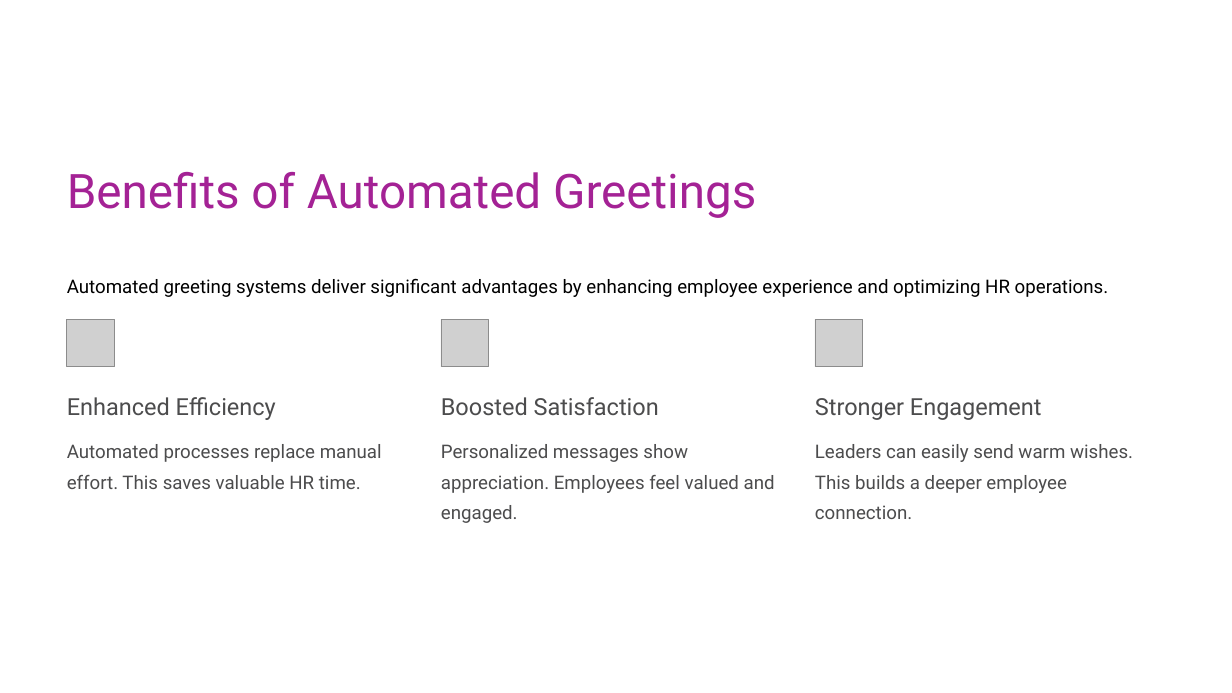
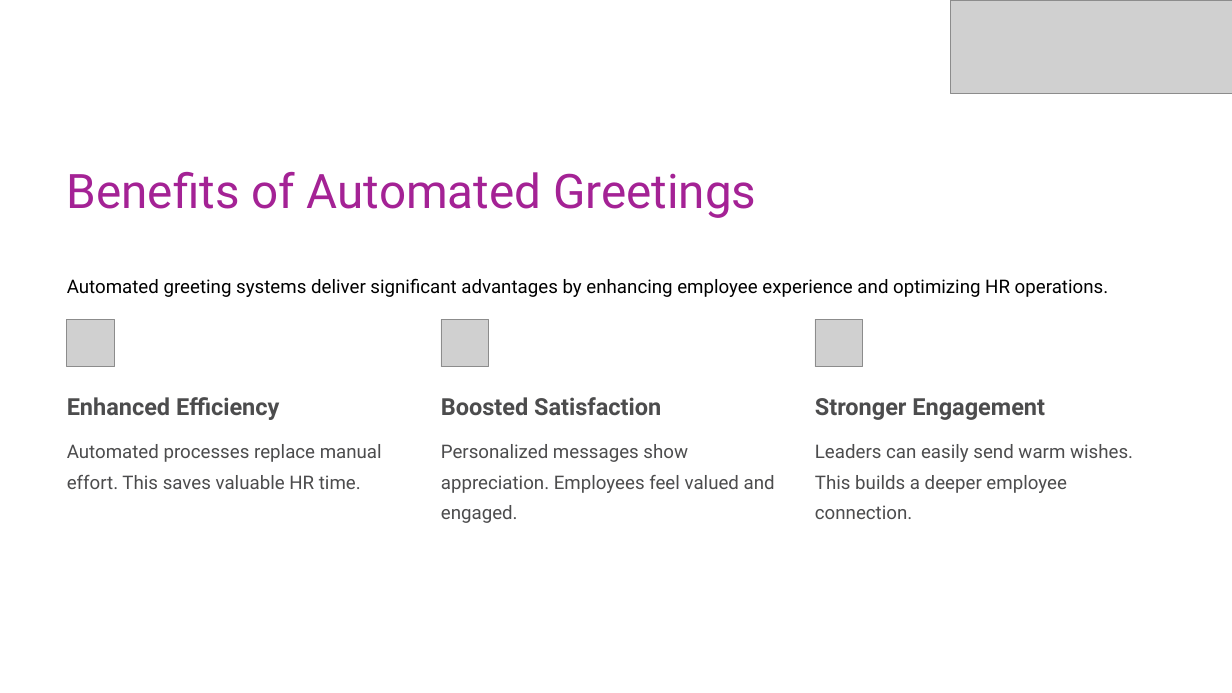
Before and after one commit to adityabhatisaini/Files, a slide deck: slide 6 of Internship-Progress-Report.pptx. Drawn at 1232x693 pixels with LibreOffice and Linux fonts; fonts in the diff are those of the drawing; grey boxes stand for pictures; background and template pictures are left out. Boxes give left, top, right and bottom in pixels: in the first picture for what was removed or moved away, otherwise in the second. Text is boxed around its words. In the diff, an @@ line names an element or a change of style, - is before the commit and + after.

```diff
--- a/Internship-Progress-Report.pptx
+++ b/Internship-Progress-Report.pptx
@@ picture added at [951, 0, 1232, 94] @@
@@ bold on in 3 elements at [67, 397, 279, 420], [441, 397, 661, 415], [815, 398, 1045, 420] @@
```
Also in this commit, not shown: 7 other slides changed, 2 slides added.
